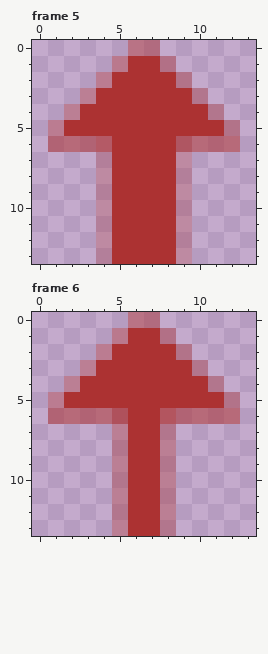
A pixel-art file gets an edit: core/assets/enemyMove.aseprite. Above, as it was before the edit.
14x14 pixels, 11 frames. Pixels under 10% opacity are left out. Colours within 5 levels of each other are drawn and written as one. Shown: frame 5, frame 6. The commit also changed other frames, which this record leaves out.
Now the later version:
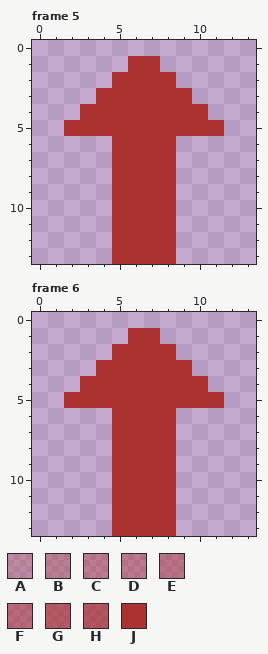
Palette (. is transparent): A #ac323245  B #ac32325c  C #ac323262  D #ac323269  E #ac323275  F #ac323289  G #ac3232a9  H #ac3232b4  J #ac3232
From the commit log: Play move animations based on direction
Change:
--- frame 5
@@ x 0..13 @@
- 0 ......EE......
- 1 .....DJJD.....
- 2 ....CJJJJC....
- 3 ...BJJJJJJB...
- 4 ..BJJJJJJJJB..
- 5 .CJJJJJJJJJJC.
- 6 .FFFGJJJJGFFF.
- 7 ....AJJJJA....
- 8 ....AJJJJA....
- 9 ....AJJJJA....
-10 ....AJJJJA....
-11 ....AJJJJA....
-12 ....AJJJJA....
-13 ....AJJJJA....
+ 0 ..............
+ 1 ......JJ......
+ 2 .....JJJJ.....
+ 3 ....JJJJJJ....
+ 4 ...JJJJJJJJ...
+ 5 ..JJJJJJJJJJ..
+ 6 .....JJJJ.....
+ 7 .....JJJJ.....
+ 8 .....JJJJ.....
+ 9 .....JJJJ.....
+10 .....JJJJ.....
+11 .....JJJJ.....
+12 .....JJJJ.....
+13 .....JJJJ.....
--- frame 6
@@ x 0..13 @@
- 0 ......EE......
- 1 .....DJJD.....
- 2 ....CJJJJC....
- 3 ...BJJJJJJB...
- 4 ..BJJJJJJJJB..
- 5 .CJJJJJJJJJJC.
- 6 .FFFFHJJHFFFF.
- 7 .....BJJB.....
- 8 .....BJJB.....
- 9 .....BJJB.....
-10 .....BJJB.....
-11 .....BJJB.....
-12 .....BJJB.....
-13 .....BJJB.....
+ 0 ..............
+ 1 ......JJ......
+ 2 .....JJJJ.....
+ 3 ....JJJJJJ....
+ 4 ...JJJJJJJJ...
+ 5 ..JJJJJJJJJJ..
+ 6 .....JJJJ.....
+ 7 .....JJJJ.....
+ 8 .....JJJJ.....
+ 9 .....JJJJ.....
+10 .....JJJJ.....
+11 .....JJJJ.....
+12 .....JJJJ.....
+13 .....JJJJ.....
Boxes around the changes in both pictures, in picture pixels (x1, y1, x2, y2):
erased: (48, 40, 240, 264)
changed: (48, 312, 240, 536)
